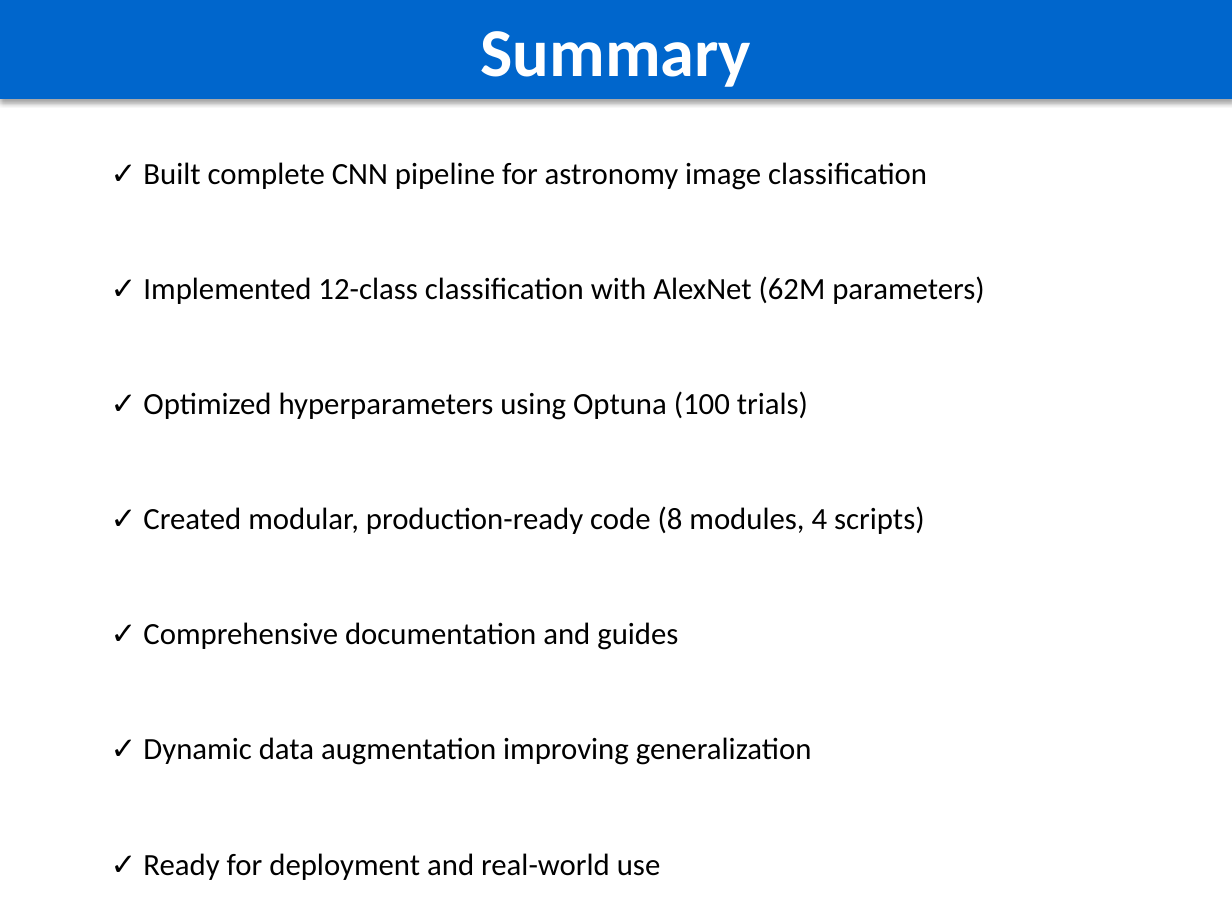
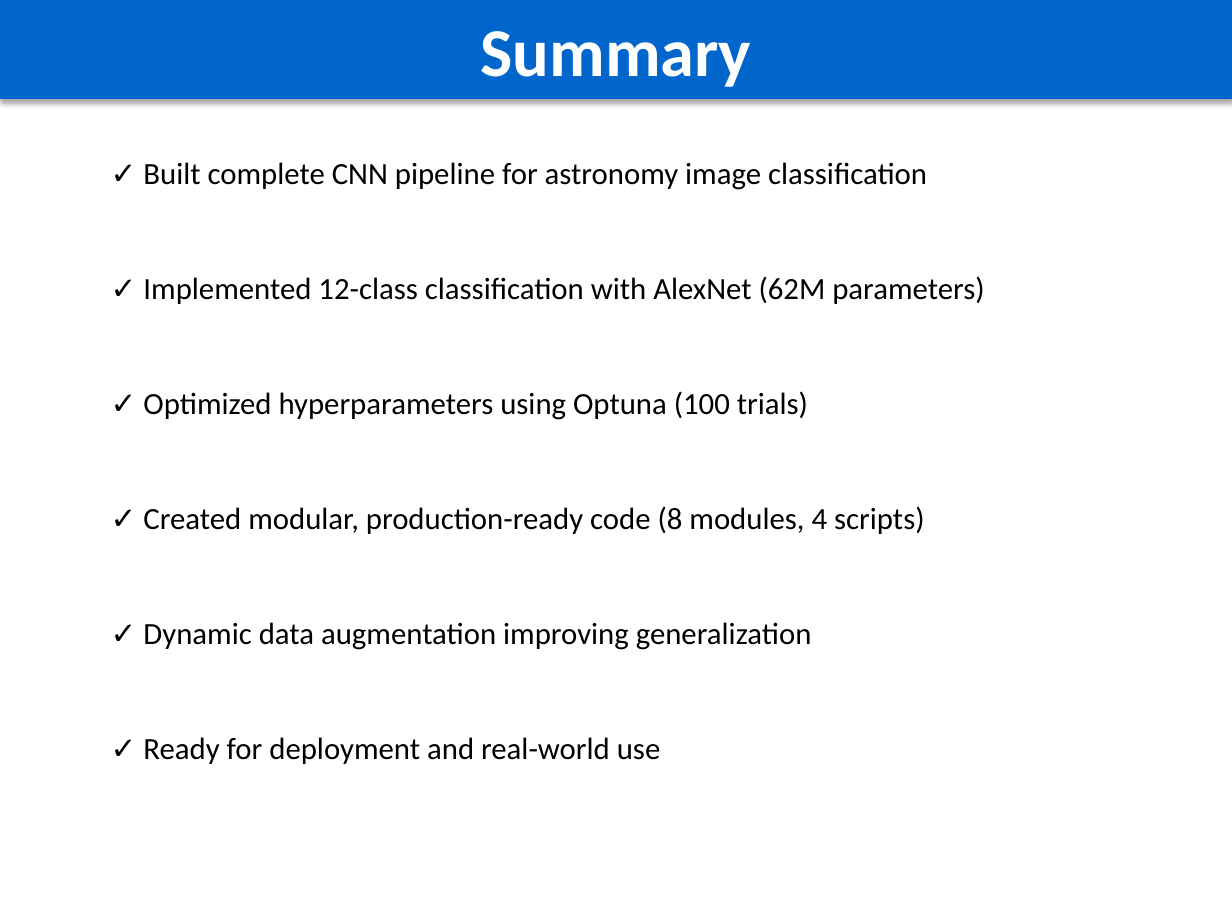
Before and after one commit to Bernardo1205/Deep-Learning, a slide deck: slide 18 of src/assignment-2/CNN/CNN_Classification_Report.pptx (slide 17 before the commit). Drawn at 1232x924 pixels with LibreOffice and Linux fonts; fonts in the diff are those of the drawing. Boxes give left, top, right and bottom in pixels: in the first picture for what was removed or moved away, otherwise in the second. Text is boxed around its words. In the diff, an @@ line names an element or a change of style, - is before the commit and + after.

```diff
--- a/src/assignment-2/CNN/CNN_Classification_Report.pptx
+++ b/src/assignment-2/CNN/CNN_Classification_Report.pptx
@@ text at [143,622,678,650]: paragraph removed @@
-✓ Comprehensive documentation and guides
```
Also in this commit, not shown: 7 other slides changed, 15 slides added, 2 slides removed, 13 other files.
